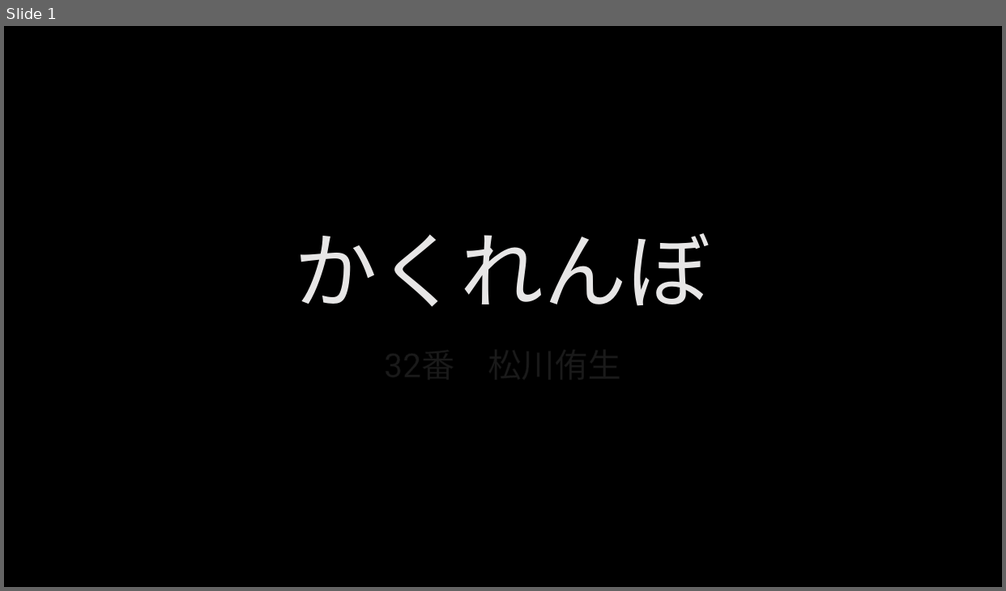
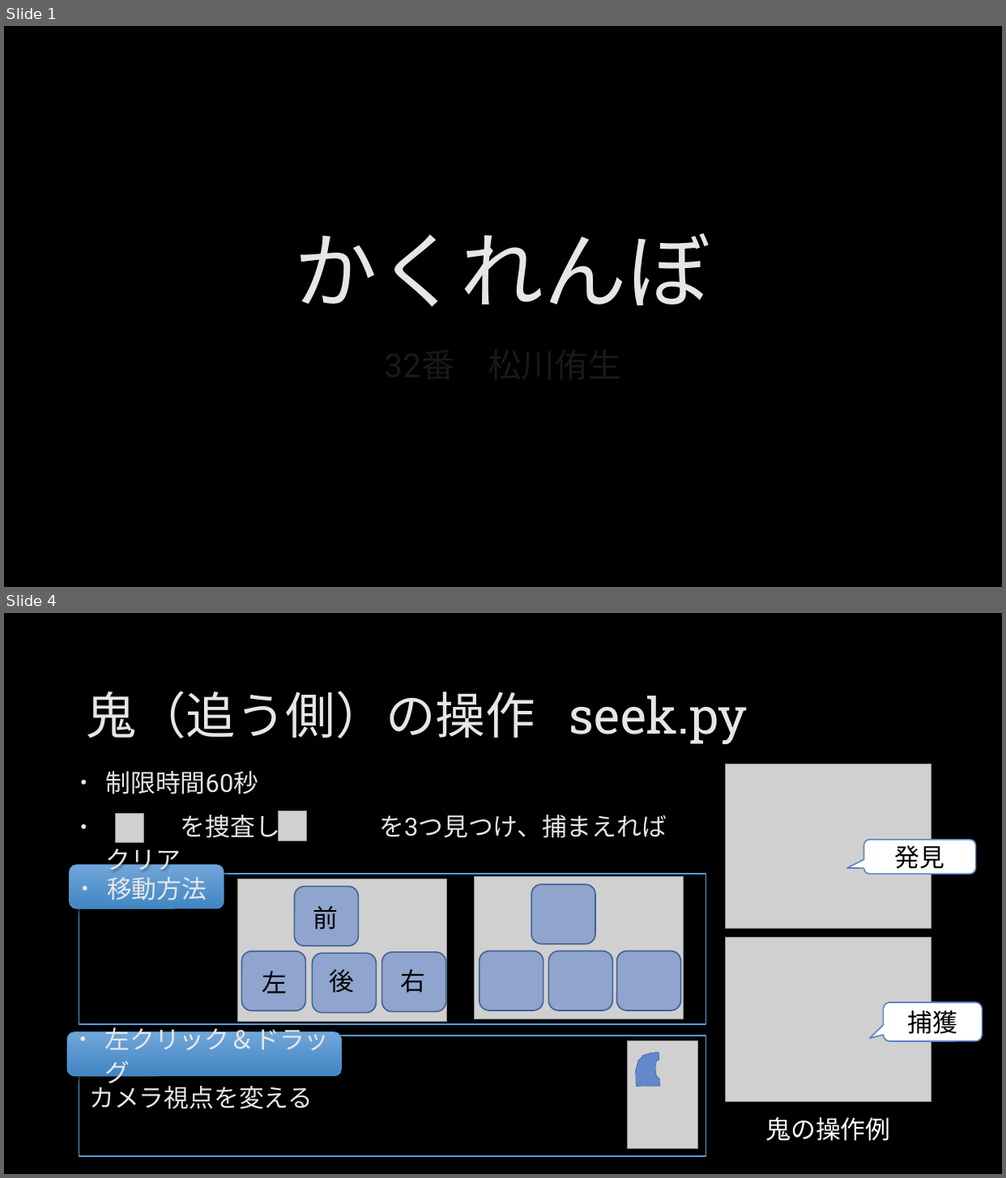
Before and after one commit to hamukawa0406/CG, a slide deck: freeProduction.pptx. Shown one above the other, each under a label of ours: slide 1 before the commit, slides 1 and 4 after it; the slides between them are not shown. The pictures are 1006x591 and 1006x1178 pixels, drawn with LibreOffice and Linux fonts; fonts in the diff are those of the drawing; grey boxes stand for pictures; background and template pictures are left out. Boxes give left, top, right and bottom in pixels: in the first picture for what was removed or moved away, otherwise in the second. Text is boxed around its words. In the diff, an @@ line names an element or a change of style, - is before the commit and + after.

```diff
--- a/freeProduction.pptx
+++ b/freeProduction.pptx
@@ slide 4 added at [4, 613, 1002, 1174], background picture (left out) @@
@@ title added at [87, 691, 747, 744], 48 pt, text #E7E6E6 @@
+鬼（追う側）の操作 seek.py
@@ text added at [440, 749, 493, 786], 24 pt, text #000000 @@
+前
@@ text added at [106, 771, 667, 841], 24 pt, text #E7E6E6 @@
+• 制限時間60秒
+• を捜査して を3つ見つけ、捕まえればクリア
@@ picture added at [726, 764, 931, 929] @@
@@ picture added at [115, 813, 143, 842] @@
@@ picture added at [278, 811, 306, 841] @@
@@ rounded speech box added at [864, 840, 976, 875], fill #FFFFFF, outline #5A82CB 1.25 pt, 24 pt, text #000000 @@
+発見
@@ rounded rectangle added at [69, 865, 224, 909], fill gradient #73A7DA to #4186C5, outline #5794CB 0.75 pt, 24 pt, text #E7E6E6 @@
+• 移動方法
@@ rectangle added at [79, 875, 706, 1024], fill #000000, outline #5B9BD5 1.25 pt @@
@@ group added at [474, 876, 683, 1020]: 4 rounded rectangles, 1 picture @@
@@ picture added at [726, 938, 931, 1102] @@
@@ group added at [238, 879, 447, 1023]: 4 rounded rectangles, 4 texts, 1 picture @@
+前
+後
+右
+左
@@ rounded speech box added at [884, 1003, 982, 1042], fill #FFFFFF, outline #5A82CB 1.25 pt, 24 pt, text #000000 @@
+捕獲
@@ rounded rectangle added at [67, 1033, 341, 1076], fill gradient #73A7DA to #4186C5, outline #5794CB 0.75 pt, 24 pt, text #E7E6E6 @@
+• 左クリック＆ドラッグ
@@ rectangle added at [79, 1036, 706, 1157], fill #000000, outline #5B9BD5 1.25 pt, 24 pt, text #E7E6E6 @@
+カメラ視点を変える
@@ picture added at [628, 1041, 698, 1148] @@
@@ freeform shape added at [636, 1053, 661, 1087], fill #5A82CB at 92% opacity, outline #233E6F 0.25 pt @@
@@ text added at [765, 1118, 890, 1141], 24 pt, text #FFFFFF @@
+鬼の操作例
```
Also in this commit, not shown: 3 slides changed, 2 other slides added, 4 slides removed, 20 other files.
